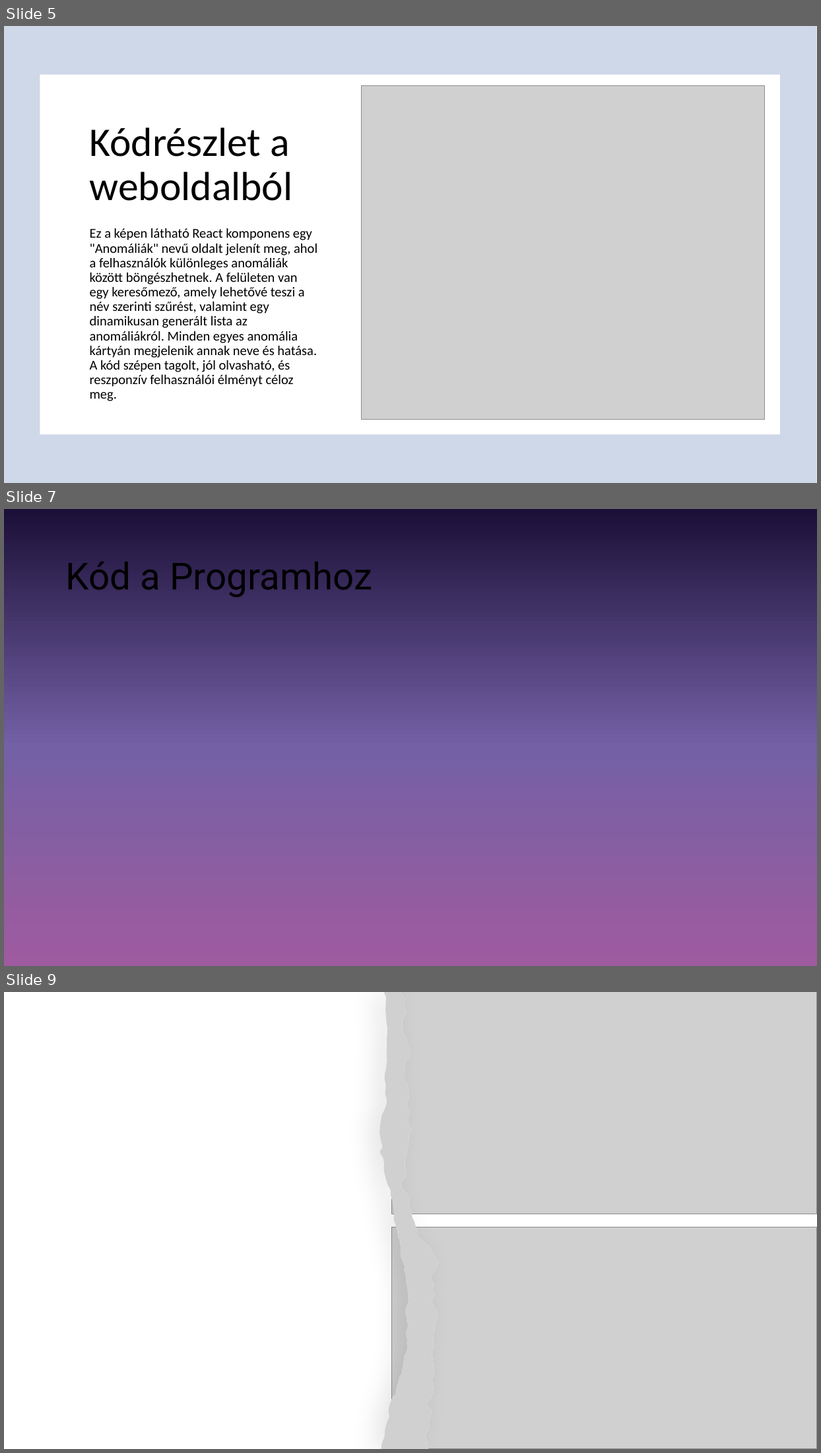
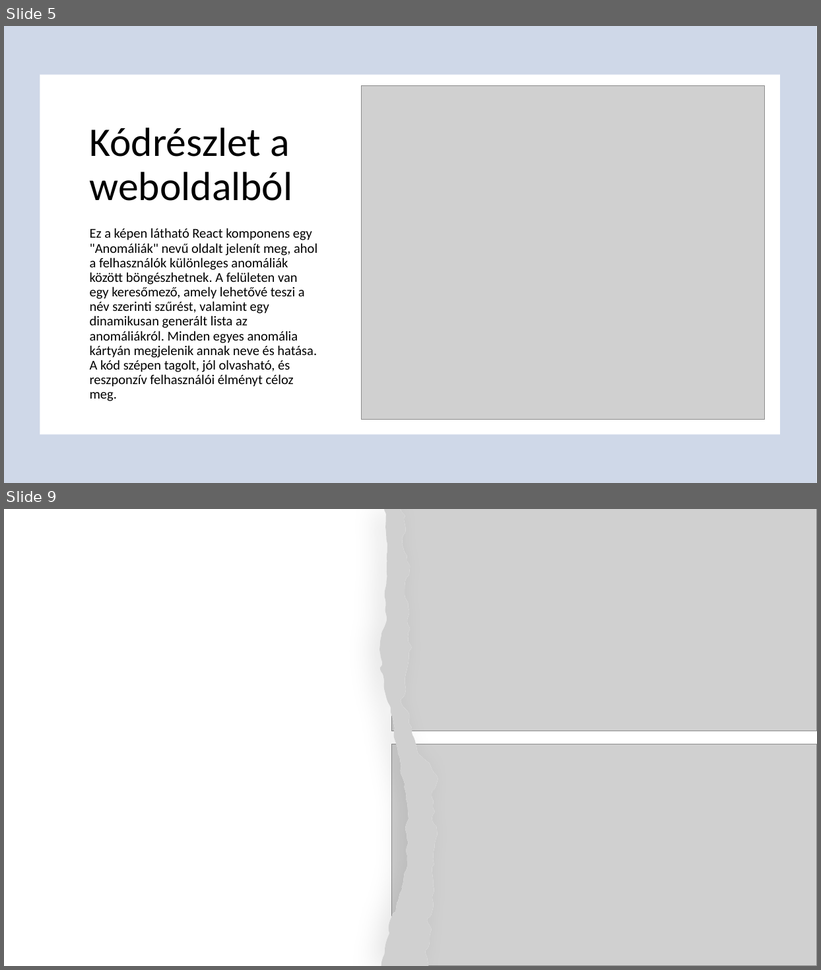
Before and after one commit to AliasKittia/VIZSGAREMEK, a slide deck: Záródolgozat-Prezentáció2025.pptx. Shown one above the other, each under a label of ours: slides 5, 7 and 9 before the commit, slides 5 and 9 after it; the slides between them are not shown. The pictures are 821x1453 and 821x970 pixels, drawn with LibreOffice and Linux fonts; fonts in the diff are those of the drawing; grey boxes stand for pictures; background and template pictures are left out. Boxes give left, top, right and bottom in pixels: in the first picture for what was removed or moved away, otherwise in the second. Text is boxed around its words. In the diff, an @@ line names an element or a change of style, - is before the commit and + after.

```diff
--- a/Záródolgozat-Prezentáció2025.pptx
+++ b/Záródolgozat-Prezentáció2025.pptx
@@ slide 7 removed at (x1=4, y1=509, x2=817, y2=966), background gradient #1B1038 to #7460A5 to #9F5B9F @@
@@ title removed at (x1=66, y1=562, x2=372, y2=597) @@
-Kód a Programhoz
```
Also in this commit, not shown: 1 slide changed, 2 slides added, 1 other slide removed.
